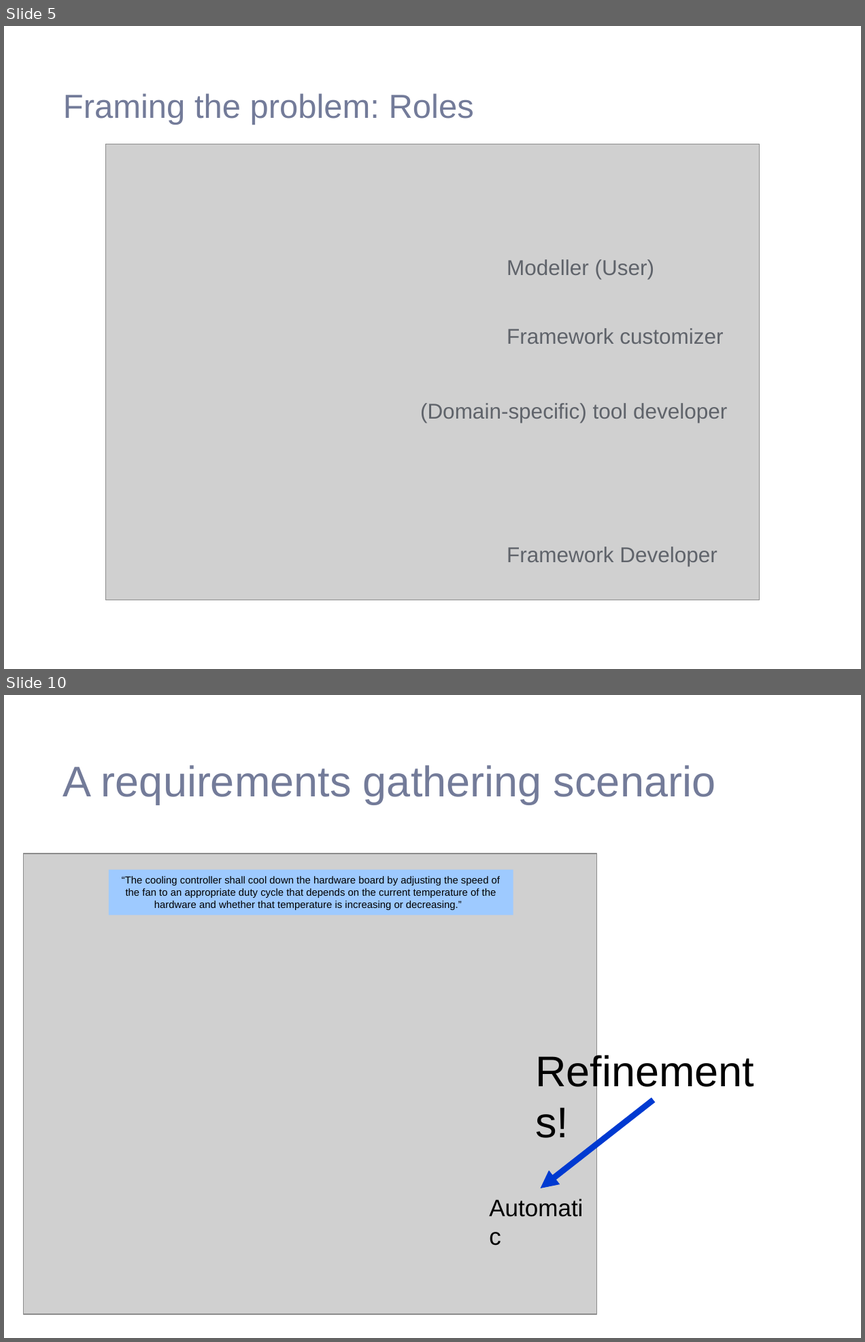
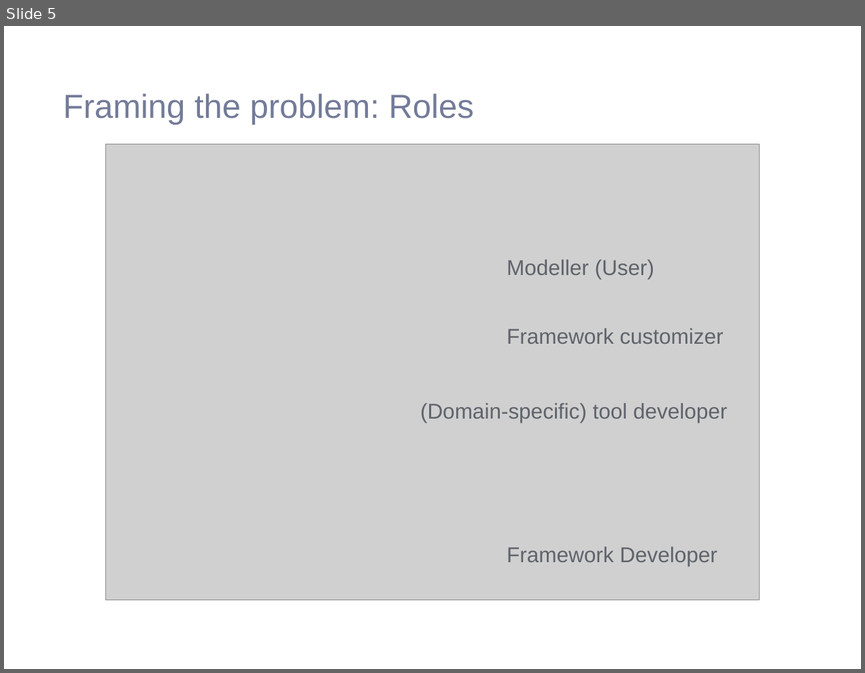
Before and after one commit to saadbinabid1/FlexMDEPaper, a slide deck: presentation/FlexMDE.pptx. Shown one above the other, each under a label of ours: slides 5 and 10 before the commit, slide 5 after it; the slides between them are not shown. The pictures are 865x1342 and 865x673 pixels, drawn with LibreOffice and Linux fonts; fonts in the diff are those of the drawing; grey boxes stand for pictures; background and template pictures are left out. Boxes give left, top, right and bottom in pixels: in the first picture for what was removed or moved away, otherwise in the second. Text is boxed around its words. In the diff, an @@ line names an element or a change of style, - is before the commit and + after.

```diff
--- a/presentation/FlexMDE.pptx
+++ b/presentation/FlexMDE.pptx
@@ slide 10 removed at [4,695,861,1338], background #FFFFFF @@
@@ title removed at [63,765,715,804] @@
-A requirements gathering scenario
@@ picture removed at [23,853,596,1314] @@
@@ rectangle removed at [109,870,513,915] @@
-“The cooling controller shall cool down the hardware board by adjusting the speed of the fan to an appropriate duty cycle that depends on the current temperature of the hardware and whether that temperature is increasing or decreasing.”
@@ text removed at [527,1040,779,1100] @@
-Refinements!
@@ arrow removed from (653, 1100) to (541, 1187) @@
@@ text removed at [481,1187,600,1225] @@
-Automatic
```
Also in this commit, not shown: 5 slides changed, 8 slides added, 28 other slides removed, 4 other files.
